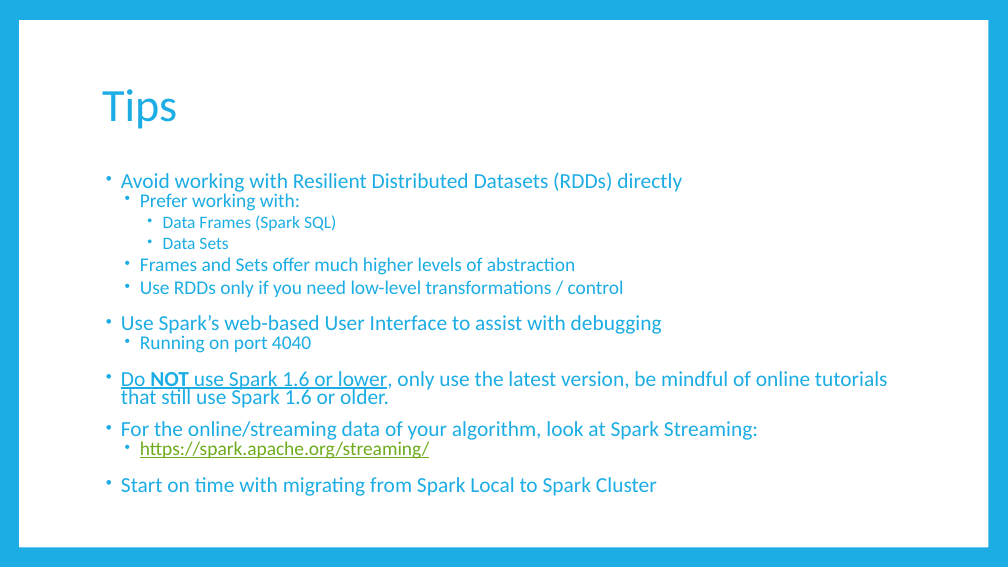
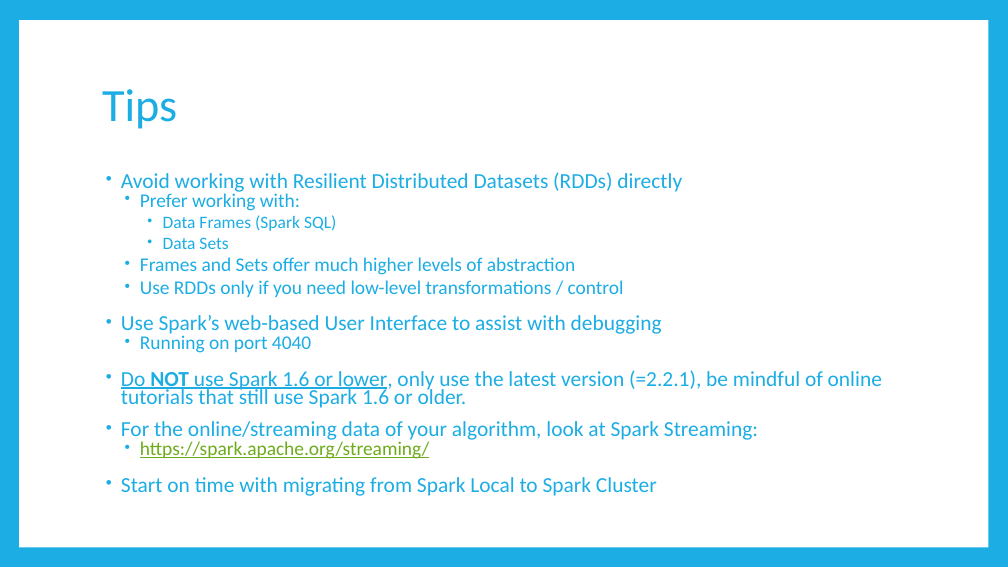
Before and after one commit to BrianSetz/spark-bootcamp, a slide deck: slide 16 of slides/Apache Spark Bootcamp.pptx (slide 12 before the commit). Drawn at 1008x567 pixels with LibreOffice and Linux fonts; fonts in the diff are those of the drawing. Boxes give left, top, right and bottom in pixels: in the first picture for what was removed or moved away, otherwise in the second. Text is boxed around its words. In the diff, an @@ line names an element or a change of style, - is before the commit and + after.

```diff
--- a/slides/Apache Spark Bootcamp.pptx
+++ b/slides/Apache Spark Bootcamp.pptx
@@ text at (121, 370, 882, 408): text changed @@
-• Do NOT use Spark 1.6 or lower, only use the latest version, be mindful of online tutorials that still use Spark 1.6 or older.
+• Do NOT use Spark 1.6 or lower, only use the latest version (=2.2.1), be mindful of online tutorials that still use Spark 1.6 or older.
```
Also in this commit, not shown: 8 other slides changed, 5 slides added, 2 other files.
